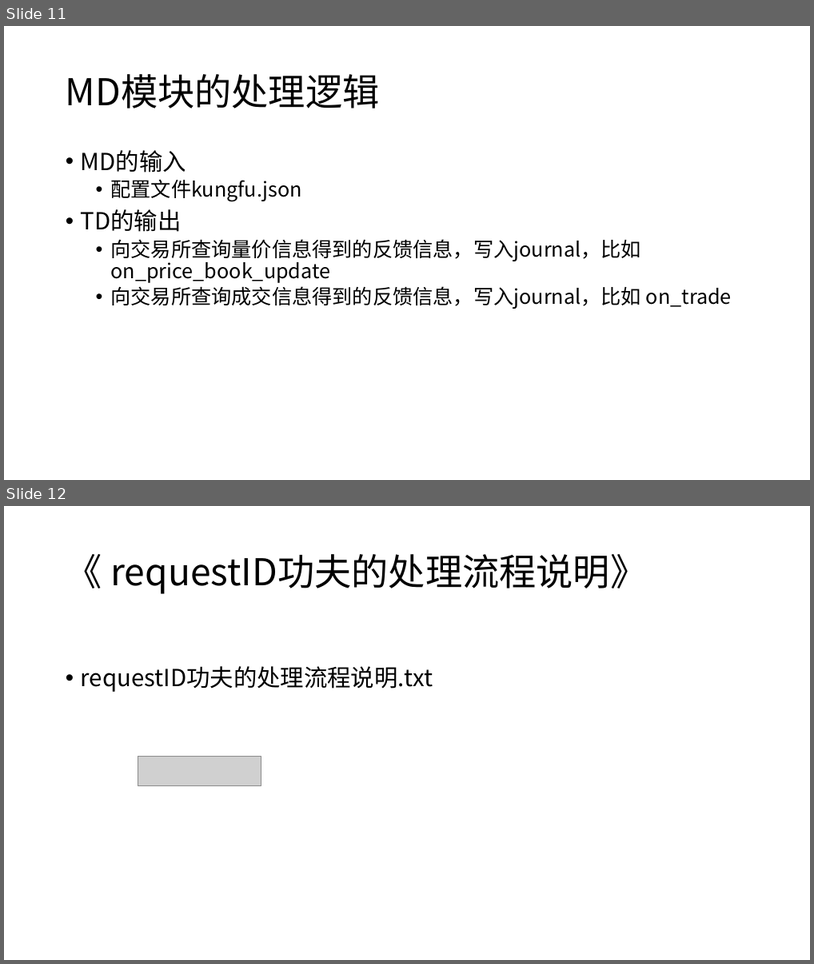
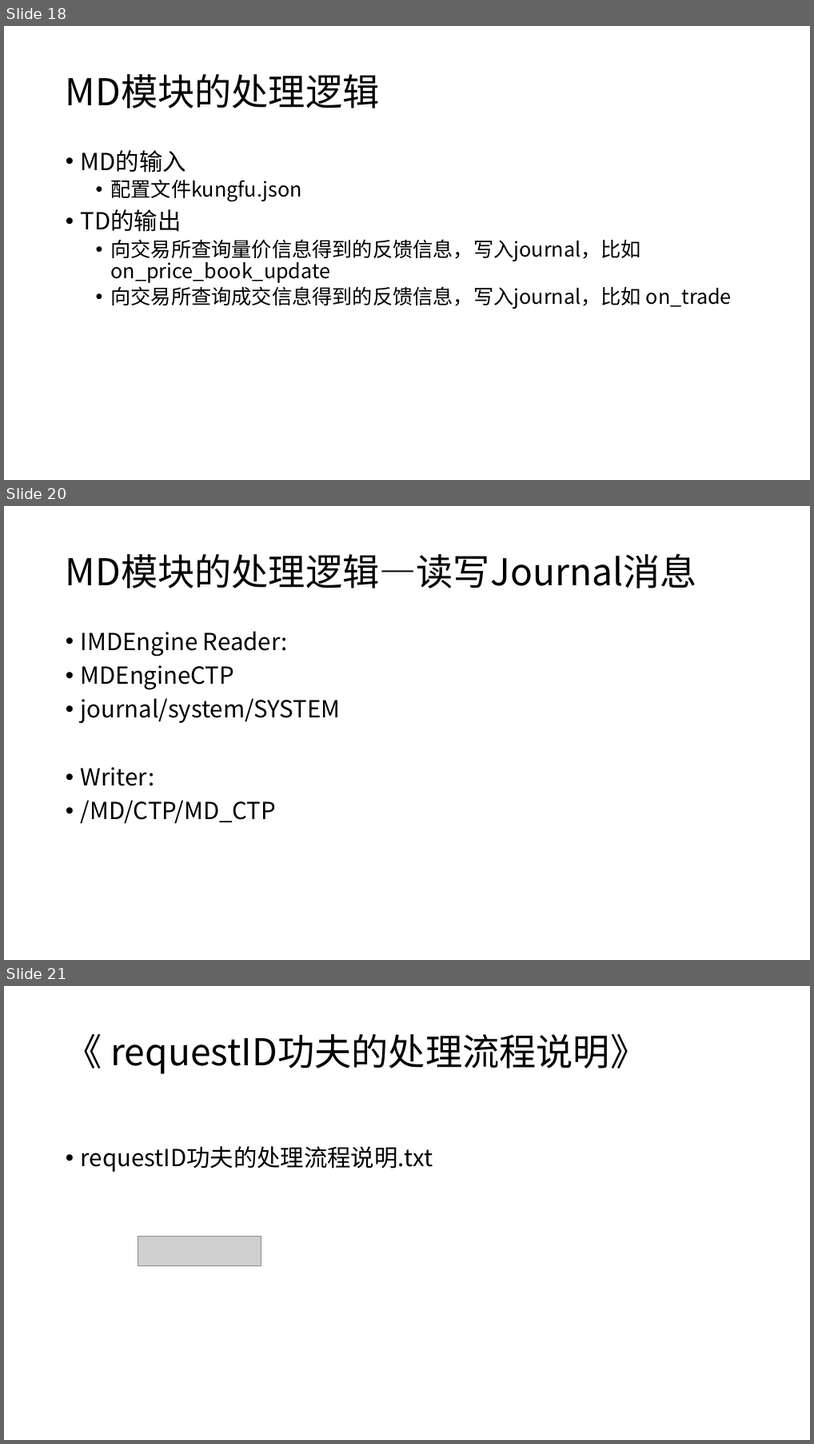
Before and after one commit to qingtiandalaoye/useful_doc, a slide deck: 虚拟货币跨交易所高频交易系统.pptx. Shown one above the other, each under a label of ours: slides 11 and 12 before the commit, slides 18, 20 and 21 after it; the slides between them are not shown. The pictures are 814x964 and 814x1444 pixels, drawn with LibreOffice and Linux fonts; fonts in the diff are those of the drawing; grey boxes stand for pictures. Boxes give left, top, right and bottom in pixels: in the first picture for what was removed or moved away, otherwise in the second. Text is boxed around its words. In the diff, an @@ line names an element or a change of style, - is before the commit and + after.

Commit message:
add Journal desc of CTP MD,TD,Strategy

```diff
--- a/虚拟货币跨交易所高频交易系统.pptx
+++ b/虚拟货币跨交易所高频交易系统.pptx
@@ slide 20 added at [4,506,810,960], background #FFFFFF @@
@@ title added at [66,554,698,588], 44 pt, text #000000 @@
+MD模块的处理逻辑—读写Journal消息
@@ text added at [81,631,341,824], 28 pt, text #000000 @@
+• IMDEngine Reader:
+• MDEngineCTP
+• journal/system/SYSTEM
+• Writer:
+• /MD/CTP/MD_CTP
@@ what was slide 11 is now slide 18 @@
@@ what was slide 12 is now slide 21 @@
```
Also in this commit, not shown: 1 slide changed, 10 other slides added.
